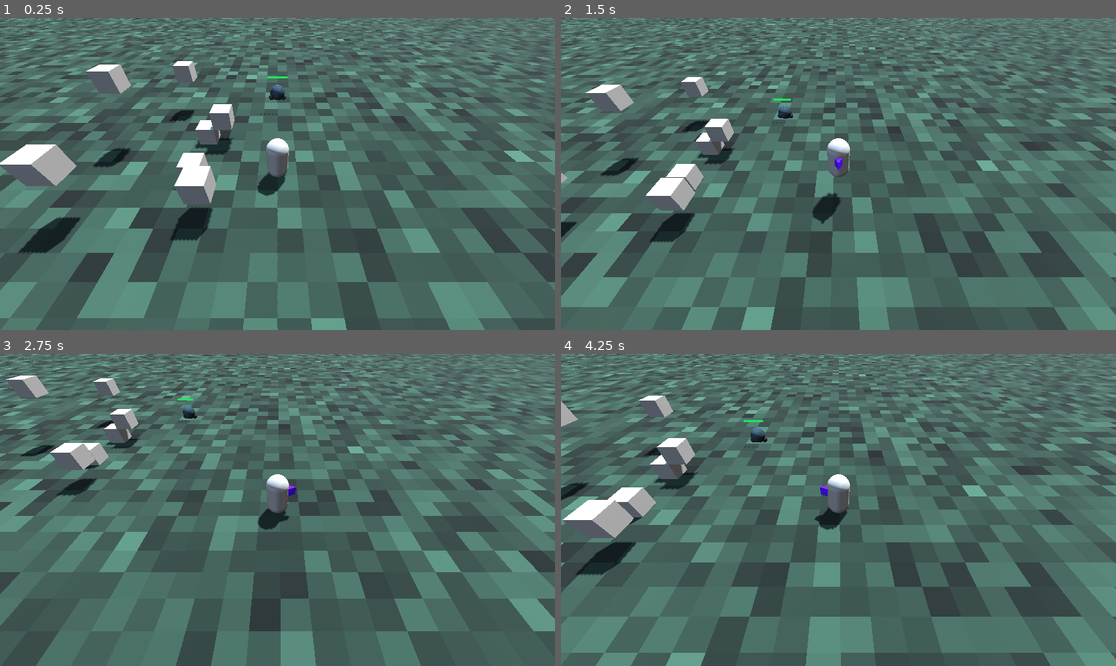
Above: before the commit, frames 1-4 (two rows, left to right).
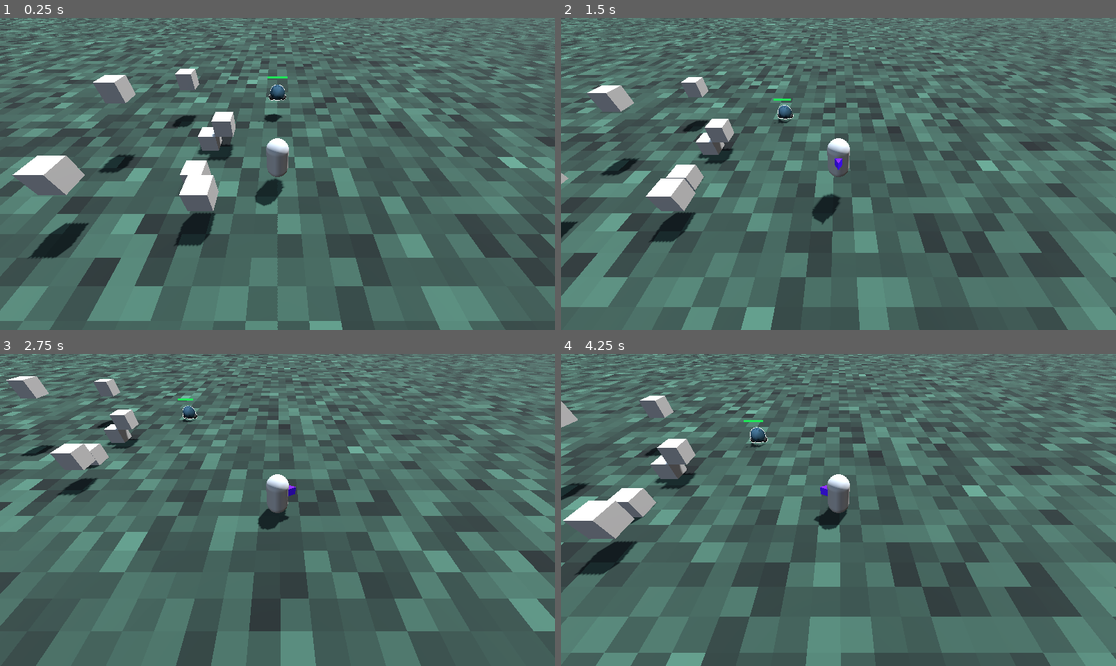
Above: after the commit, the same moments.

Repository: LipskiDev/GodotWildJam86
Game: Godot game, scene res://level/test_level_ferdi.tscn
The game is run twice, just before and just after one commit, with the same random seed, the same clock (stepped at 60 frames per second) and the same inputs.
Inputs:
- Up to frame 1 (0.25 s): no input
- Up to frame 2 (1.5 s): tap Enter (attack) at 0.5, 1.35 s; hold D (right) 0.53-1.28 s; hold Enter (attack) 0.53-1.28 s; tap Space (jump) at 0.77 s; hold S (back) from 1.28 s (still down)
- Up to frame 3 (2.75 s): tap Space (jump) at 1.52 s; release S (back) at 2.03 s; hold D (right) from 2.03 s (still down); hold Enter (attack) from 2.03 s (still down)
- Up to frame 4 (4.25 s): release D (right) at 2.78 s; release Enter (attack) at 2.78 s; hold W (forward) 2.78-3.53 s; tap Enter (attack) at 2.85 s; tap Space (jump) at 3.02, 3.77 s; hold A (left) from 3.53 s (still down); hold Enter (attack) from 3.53 s (still down)

The runs differ from the first frame. In frame 1, 33% of the frame differs, in the area x 0-100%, y 0-100%; in frame 2, 0.3%; in frame 3, 0.2%; in frame 4, 0.3%.

Commit message:
jens minimal schöner gemacht

Diff:
--- a/project/entities/enemies/Jens.tscn
+++ b/project/entities/enemies/Jens.tscn
@@ -25,17 +25,26 @@
 fill_to = Vector2(0.5, 0)
 metadata/_snap_enabled = true
 
+[sub_resource type="StandardMaterial3D" id="StandardMaterial3D_wqgnt"]
+cull_mode = 1
+shading_mode = 0
+grow = true
+grow_amount = 0.03
+
 [sub_resource type="StandardMaterial3D" id="StandardMaterial3D_b3j2p"]
 resource_local_to_scene = true
+next_pass = SubResource("StandardMaterial3D_wqgnt")
 transparency = 1
 depth_draw_mode = 1
+diffuse_mode = 3
+specular_mode = 1
 albedo_texture = SubResource("GradientTexture2D_871r8")
 texture_filter = 0
 
 [sub_resource type="SphereMesh" id="SphereMesh_news4"]
 resource_local_to_scene = true
 material = SubResource("StandardMaterial3D_b3j2p")
-radius = 0.49999633
+radius = 0.49999666
 height = 0.99999994
 
 [sub_resource type="Gradient" id="Gradient_wqgnt"]
@@ -49,9 +58,18 @@
 fill_from = Vector2(0.5, 0.5)
 metadata/_snap_enabled = true
 
+[sub_resource type="StandardMaterial3D" id="StandardMaterial3D_tjn76"]
+cull_mode = 1
+shading_mode = 0
+grow = true
+grow_amount = 0.03
+
 [sub_resource type="StandardMaterial3D" id="StandardMaterial3D_a2waq"]
+next_pass = SubResource("StandardMaterial3D_tjn76")
 transparency = 1
 depth_draw_mode = 1
+diffuse_mode = 3
+specular_mode = 1
 albedo_texture = SubResource("GradientTexture2D_tjn76")
 texture_filter = 0
 
@@ -65,7 +83,7 @@
 shader = ExtResource("2_wqgnt")
 shader_parameter/pos_color = Color(0, 0.6117647, 0.21960784, 1)
 shader_parameter/neg_color = Color(1, 0.3019608, 0.078431375, 1)
-shader_parameter/amount = 0.40999999083568
+shader_parameter/amount = 0.48999998904752
 
 [sub_resource type="QuadMesh" id="QuadMesh_a2waq"]
 material = SubResource("ShaderMaterial_wqgnt")
--- a/project/level/test_level_ferdi.tscn
+++ b/project/level/test_level_ferdi.tscn
@@ -68,7 +68,6 @@
 navigation_mesh = SubResource("NavigationMesh_lxehg")
 
 [node name="StaticBody3D" type="StaticBody3D" parent="NavigationRegion3D"]
-transform = Transform3D(1, 0, 0, 0, 1, 0, 0, 0, 1, 0, 0.4448905, 0)
 metadata/_edit_lock_ = true
 
 [node name="MeshInstance3D" type="MeshInstance3D" parent="NavigationRegion3D/StaticBody3D"]
@@ -80,7 +79,7 @@
 metadata/_edit_lock_ = true
 
 [node name="StaticBody3D2" type="StaticBody3D" parent="NavigationRegion3D"]
-transform = Transform3D(1, 0, 0, 0, 1, 0, 0, 0, 1, -4, 0.9448905, 0)
+transform = Transform3D(1, 0, 0, 0, 1, 0, 0, 0, 1, -4, 0.47413778, 0)
 
 [node name="MeshInstance3D" type="MeshInstance3D" parent="NavigationRegion3D/StaticBody3D2"]
 mesh = SubResource("BoxMesh_0ikrv")
@@ -89,7 +88,7 @@
 shape = SubResource("BoxShape3D_lxehg")
 
 [node name="StaticBody3D3" type="StaticBody3D" parent="NavigationRegion3D"]
-transform = Transform3D(1, 0, 0, 0, 1, 0, 0, 0, 1, -4, 0.9448905, -3)
+transform = Transform3D(1, 0, 0, 0, 1, 0, 0, 0, 1, -4, 0.47413778, -3)
 
 [node name="MeshInstance3D" type="MeshInstance3D" parent="NavigationRegion3D/StaticBody3D3"]
 mesh = SubResource("BoxMesh_0ikrv")
@@ -98,7 +97,7 @@
 shape = SubResource("BoxShape3D_lxehg")
 
 [node name="StaticBody3D4" type="StaticBody3D" parent="NavigationRegion3D"]
-transform = Transform3D(1, 0, 0, 0, 1, 0, 0, 0, 1, -3, 1.9448905, -3)
+transform = Transform3D(1, 0, 0, 0, 1, 0, 0, 0, 1, -3, 1.4741378, -3)
 
 [node name="MeshInstance3D" type="MeshInstance3D" parent="NavigationRegion3D/StaticBody3D4"]
 mesh = SubResource("BoxMesh_0ikrv")
@@ -107,7 +106,7 @@
 shape = SubResource("BoxShape3D_lxehg")
 
 [node name="StaticBody3D5" type="StaticBody3D" parent="NavigationRegion3D"]
-transform = Transform3D(1, 0, 0, 0, 1, 0, 0, 0, 1, -3, 1.9448905, 2)
+transform = Transform3D(1, 0, 0, 0, 1, 0, 0, 0, 1, -3, 1.4741378, 2)
 
 [node name="MeshInstance3D" type="MeshInstance3D" parent="NavigationRegion3D/StaticBody3D5"]
 mesh = SubResource("BoxMesh_0ikrv")
@@ -116,7 +115,7 @@
 shape = SubResource("BoxShape3D_lxehg")
 
 [node name="StaticBody3D6" type="StaticBody3D" parent="NavigationRegion3D"]
-transform = Transform3D(1, 0, 0, 0, 1, 0, 0, 0, 1, -8, 2.9448905, 2)
+transform = Transform3D(1, 0, 0, 0, 1, 0, 0, 0, 1, -8, 2.4741378, 2)
 
 [node name="MeshInstance3D" type="MeshInstance3D" parent="NavigationRegion3D/StaticBody3D6"]
 mesh = SubResource("BoxMesh_0ikrv")
@@ -125,7 +124,7 @@
 shape = SubResource("BoxShape3D_lxehg")
 
 [node name="StaticBody3D7" type="StaticBody3D" parent="NavigationRegion3D"]
-transform = Transform3D(1, 0, 0, 0, 1, 0, 0, 0, 1, -8, 3.9448905, -3)
+transform = Transform3D(1, 0, 0, 0, 1, 0, 0, 0, 1, -8, 3.4741378, -3)
 
 [node name="MeshInstance3D" type="MeshInstance3D" parent="NavigationRegion3D/StaticBody3D7"]
 mesh = SubResource("BoxMesh_0ikrv")
@@ -134,7 +133,7 @@
 shape = SubResource("BoxShape3D_lxehg")
 
 [node name="StaticBody3D8" type="StaticBody3D" parent="NavigationRegion3D"]
-transform = Transform3D(1, 0, 0, 0, 1, 0, 0, 0, 1, -6, 2.9448905, -7)
+transform = Transform3D(1, 0, 0, 0, 1, 0, 0, 0, 1, -6, 2.4741378, -7)
 
 [node name="MeshInstance3D" type="MeshInstance3D" parent="NavigationRegion3D/StaticBody3D8"]
 mesh = SubResource("BoxMesh_0ikrv")
Not shown: 1 places in project/entities/enemies/Jens.tscn that only renumber resources
